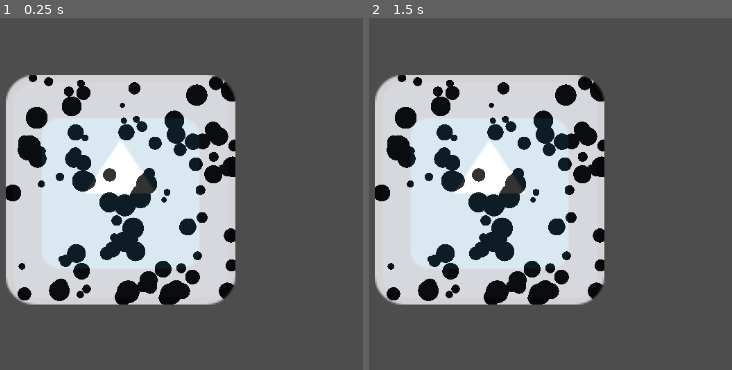
Above: before the commit, frames 1-2 (left to right).
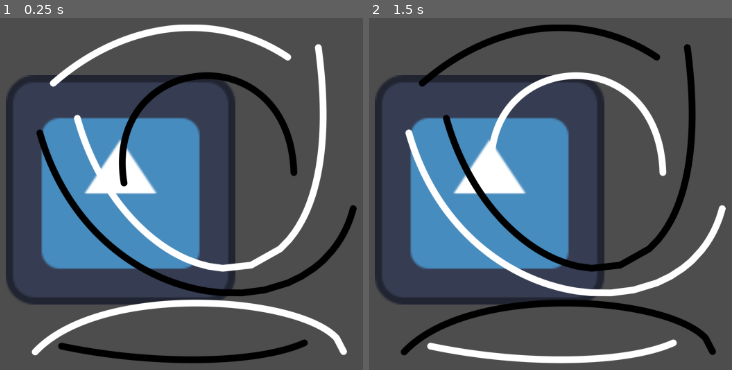
Above: after the commit, the same moments.

Repository: shafayatb/ShaderPlayground
Game: Godot game, scene res://shader_test.tscn
The game is run twice, just before and just after one commit, with the same random seed, the same clock (stepped at 60 frames per second) and the same inputs. The engine's default icon, where the game draws it, is replaced by a stand-in: a white triangle on a blue panel in a dark square.
Inputs:
- Up to frame 1 (0.25 s): no input
- Up to frame 2 (1.5 s): tap Enter (ui_accept) at 0.5, 1.35 s; hold Enter (ui_accept) 0.53-1.28 s

The runs differ from the first frame. In frame 1, 47% of the frame differs, in the area x 1-99%, y 1-99%; in frame 2, 47%.

Commit message:
Inverted shader

Diff:
--- /dev/null
+++ b/basic_shaders.tres
@@ -0,0 +1,11 @@
+[gd_resource type="ShaderMaterial" load_steps=2 format=3 uid="uid://b48ajdost6p6m"]
+
+[ext_resource type="Shader" path="res://shader_test.gdshader" id="1_g2xql"]
+
+[resource]
+shader = ExtResource("1_g2xql")
+shader_parameter/g_color = 0.6
+shader_parameter/b_color = 0.1
+shader_parameter/millies = null
+shader_parameter/color = Vector3(1, 0.5, 0)
+shader_parameter/circles = PackedVector3Array()
--- /dev/null
+++ b/blacknwhite.gd
@@ -0,0 +1,16 @@
+extends Sprite2D
+
+var dark_mode = false
+
+
+# Called every frame. 'delta' is the elapsed time since the previous frame.
+func _process(delta: float) -> void:
+	pass
+
+func _input(event: InputEvent) -> void:
+	if event.is_action_pressed("ui_accept"):
+		dark_mode = not dark_mode
+		check_dark_mode()
+
+func check_dark_mode():
+	material.set_shader_parameter("invert", dark_mode)
--- /dev/null
+++ b/inverted_shader.gdshader
@@ -0,0 +1,9 @@
+shader_type canvas_item;
+
+uniform bool invert = false;
+
+void fragment() {
+	if(invert){
+		COLOR.rgb = vec3(1.0 - COLOR.r);
+	}
+}
--- /dev/null
+++ b/inverted_shader.tres
@@ -0,0 +1,7 @@
+[gd_resource type="ShaderMaterial" load_steps=2 format=3 uid="uid://c4sv2fnq4th1e"]
+
+[ext_resource type="Shader" path="res://inverted_shader.gdshader" id="1_orfwk"]
+
+[resource]
+shader = ExtResource("1_orfwk")
+shader_parameter/invert = false
--- a/shader_test.gd
+++ b/shader_test.gd
@@ -1,14 +1,14 @@
-extends Node2D
+extends Sprite2D
 
 var circles = []
 const num_circles = 100
 
 func _ready() -> void:
 	#$Icon.material.set_shader_parameter("millies", Time.get_ticks_msec())
-	for i in range(num_circles):
-		circles.append_array([randf(), randf(), randf_range(0.05, 0.01)])
-	$Icon.material.set_shader_parameter("circles", circles)
-	#pass
+	#for i in range(num_circles):
+		#circles.append_array([randf(), randf(), randf_range(0.05, 0.01)])
+	#$Icon.material.set_shader_parameter("circles", circles)
+	pass
 
 func _process(_delta):
 	#$Icon.material.set_shader_parameter("millies", Time.get_ticks_msec())
--- a/shader_test.gdshader
+++ b/shader_test.gdshader
@@ -8,10 +8,6 @@
 uniform vec3 circles[num_circles];
 
 varying vec2 pos;
-
-void vertex() {
-
-}
 
 void fragment() {
 	/* Basic gradient shader example
@@ -53,8 +49,3 @@
 	vec4 target_color = mix(texture(TEXTURE, UV), vec4(vec3(colour, colour, colour), current_a), .8);
 	COLOR = target_color;
 }
-
-//void light() {
-	// Called for every pixel for every light affecting the CanvasItem.
-	// Uncomment to replace the default light processing function with this one.
-//}
--- a/shader_test.tscn
+++ b/shader_test.tscn
@@ -1,22 +1,21 @@
-[gd_scene load_steps=5 format=3 uid="uid://dc5jevqicwk71"]
+[gd_scene load_steps=6 format=3 uid="uid://dc5jevqicwk71"]
 
 [ext_resource type="Script" path="res://shader_test.gd" id="1_c1c64"]
 [ext_resource type="Texture2D" uid="uid://nkserftbik4g" path="res://icon.svg" id="1_v4mft"]
-[ext_resource type="Shader" path="res://shader_test.gdshader" id="2_67p17"]
-
-[sub_resource type="ShaderMaterial" id="ShaderMaterial_564r6"]
-shader = ExtResource("2_67p17")
-shader_parameter/g_color = 0.6
-shader_parameter/b_color = 0.1
-shader_parameter/millies = null
-shader_parameter/color = Vector3(1, 0.5, 0)
-shader_parameter/circles = PackedVector3Array()
+[ext_resource type="Material" uid="uid://c4sv2fnq4th1e" path="res://inverted_shader.tres" id="2_cjoq5"]
+[ext_resource type="Texture2D" uid="uid://ds4qwmwce4pmc" path="res://blacknwhite.png" id="3_gibmb"]
+[ext_resource type="Script" path="res://blacknwhite.gd" id="5_0mdu4"]
 
 [node name="ShaderTest" type="Node2D"]
-script = ExtResource("1_c1c64")
 
 [node name="Icon" type="Sprite2D" parent="."]
-material = SubResource("ShaderMaterial_564r6")
 position = Vector2(505.5, 311.5)
 scale = Vector2(2.58594, 2.58594)
 texture = ExtResource("1_v4mft")
+script = ExtResource("1_c1c64")
+
+[node name="Blacknwhite" type="Sprite2D" parent="."]
+material = ExtResource("2_cjoq5")
+position = Vector2(607, 308)
+texture = ExtResource("3_gibmb")
+script = ExtResource("5_0mdu4")
Binary file added: blacknwhite.png
Not shown, added: blacknwhite.png.import
